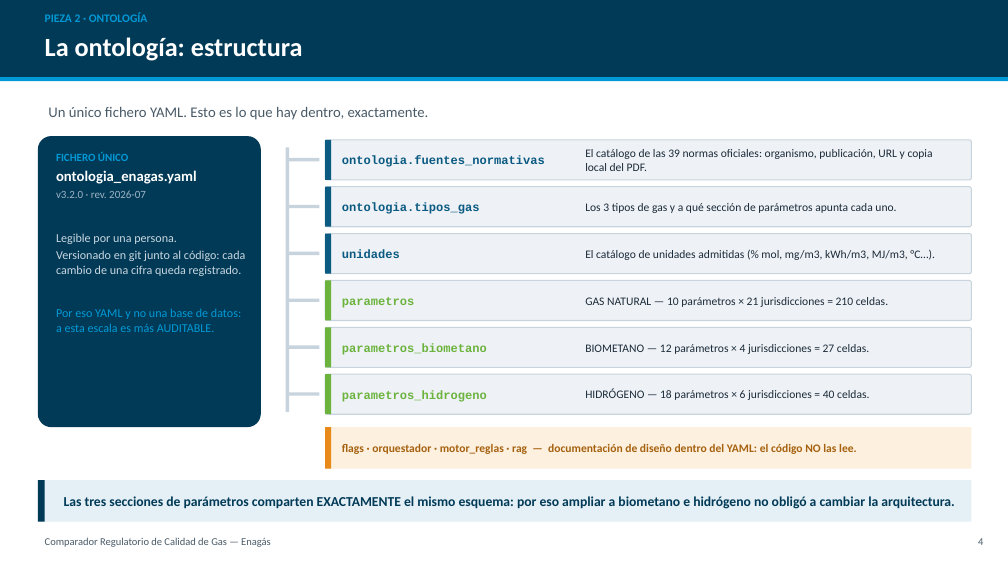
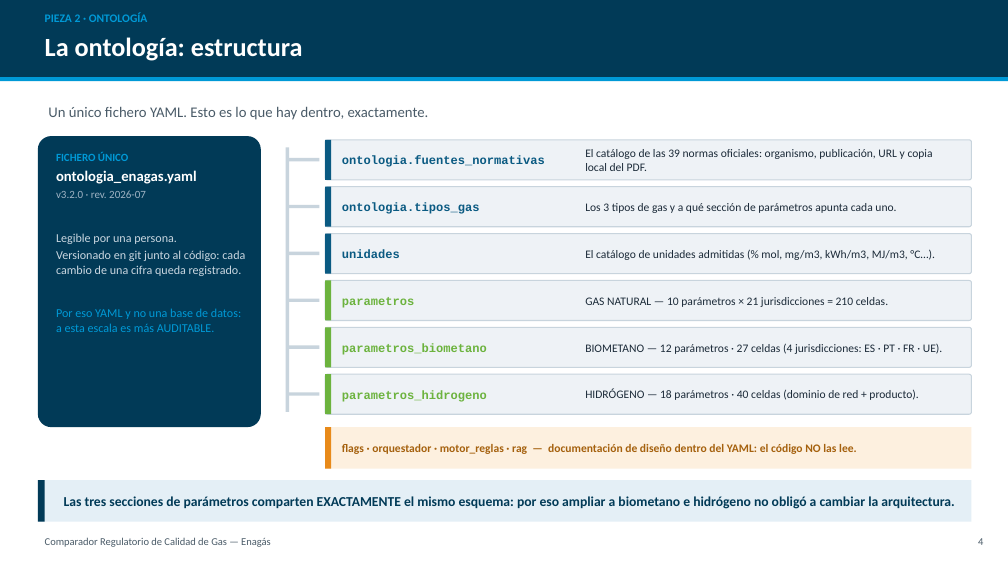
Before and after one commit to CarlosOlivaZurdo/ENAG-S_G1, a slide deck: slide 5 of docs/Presentacion_Comparador_Gas.pptx. Drawn at 1008x567 pixels with LibreOffice and Linux fonts; fonts in the diff are those of the drawing. Boxes give left, top, right and bottom in pixels: in the first picture for what was removed or moved away, otherwise in the second. Text is boxed around its words. In the diff, an @@ line names an element or a change of style, - is before the commit and + after.

```diff
--- a/docs/Presentacion_Comparador_Gas.pptx
+++ b/docs/Presentacion_Comparador_Gas.pptx
@@ text at (585, 343, 942, 354): text changed @@
-BIOMETANO — 12 parámetros × 4 jurisdicciones = 27 celdas.
+BIOMETANO — 12 parámetros · 27 celdas (4 jurisdicciones: ES · PT · FR · UE).
@@ text at (585, 389, 918, 400): text changed @@
-HIDRÓGENO — 18 parámetros × 6 jurisdicciones = 40 celdas.
+HIDRÓGENO — 18 parámetros · 40 celdas (dominio de red + producto).
```
Also in this commit, not shown: 3 other slides changed, 1 other file.
